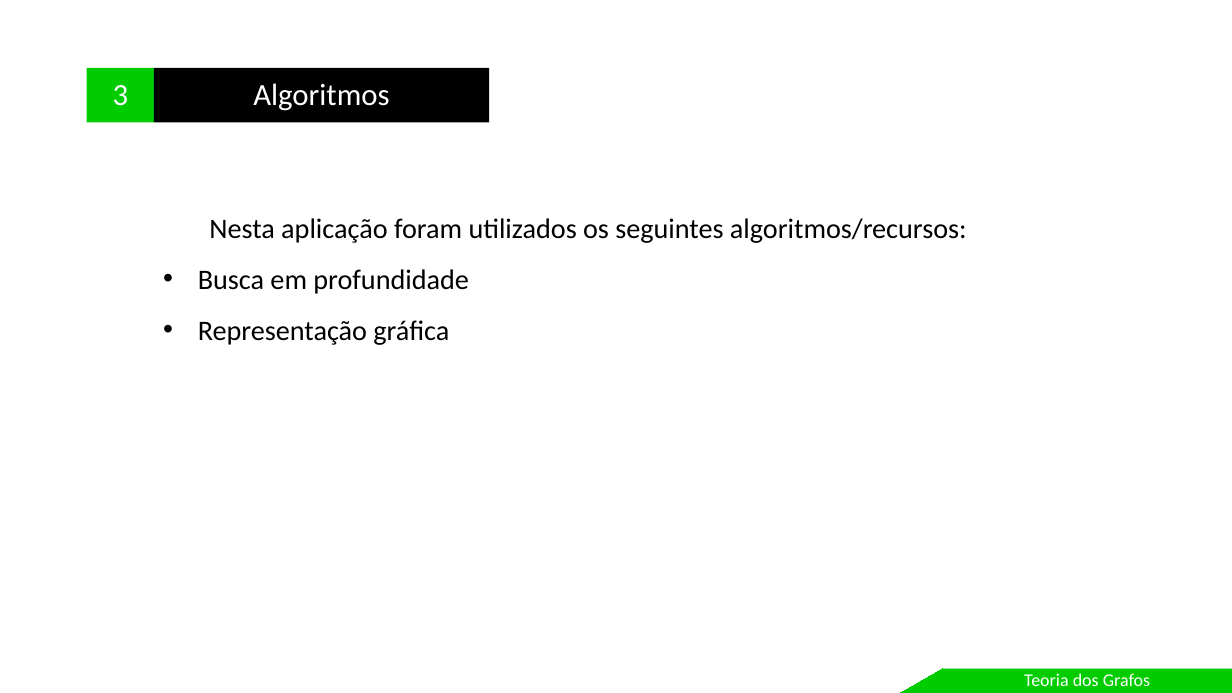
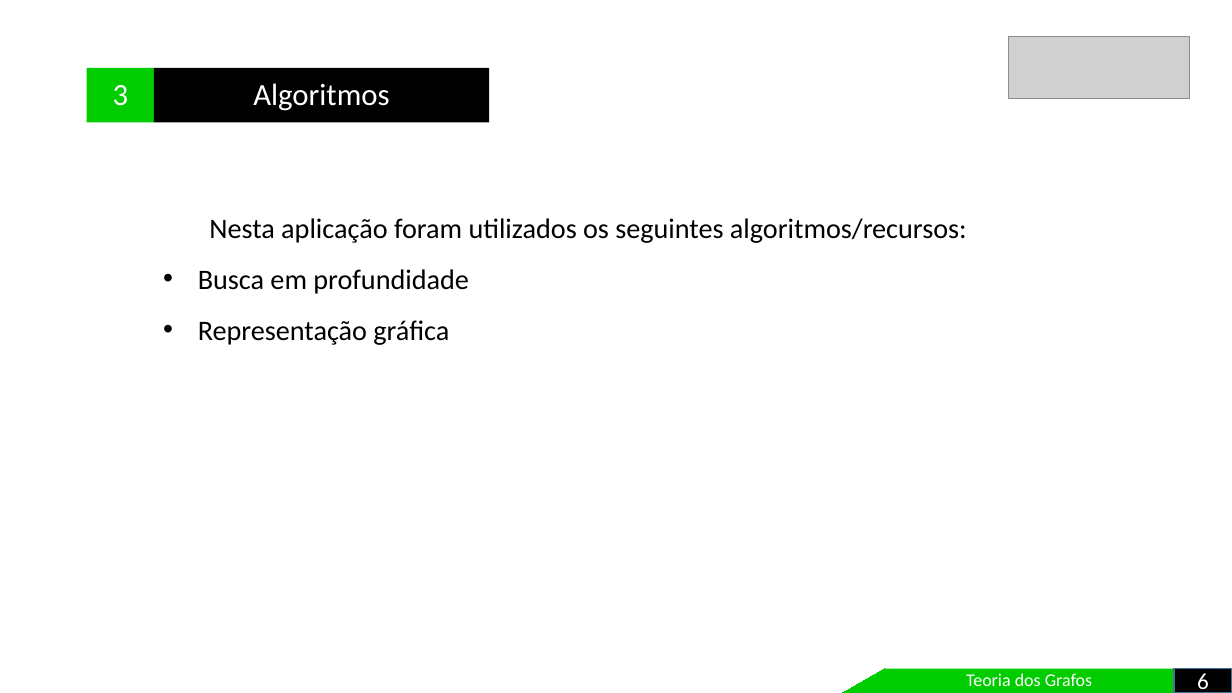
Before and after one commit to leandroungari/fctpp-grafos-sistema, a slide deck: slide 7 of apresentacao/Apresentacao.pptx. Drawn at 1232x693 pixels with LibreOffice and Linux fonts; fonts in the diff are those of the drawing; grey boxes stand for pictures. Boxes give left, top, right and bottom in pixels: in the first picture for what was removed or moved away, otherwise in the second. Text is boxed around its words. In the diff, an @@ line names an element or a change of style, - is before the commit and + after.

```diff
--- a/apresentacao/Apresentacao.pptx
+++ b/apresentacao/Apresentacao.pptx
@@ picture added at box(1008, 37, 1189, 99) @@
@@ freeform shape: place and size @@
-freeform shape at box(900, 669, 943, 693)
+freeform shape at box(843, 669, 885, 693)
@@ rectangle "Teoria dos Grafos": place and size @@
-rectangle "Teoria dos Grafos" at box(943, 669, 1232, 693)
+rectangle "Teoria dos Grafos" at box(884, 669, 1174, 693)
@@ rectangle added at box(1175, 669, 1232, 693), fill #000000, outline #43739E 1 pt, 18 pt, text #FFFFFF @@
+6
```
Also in this commit, not shown: 17 other slides changed, 1 slide added, 2 slides removed.
